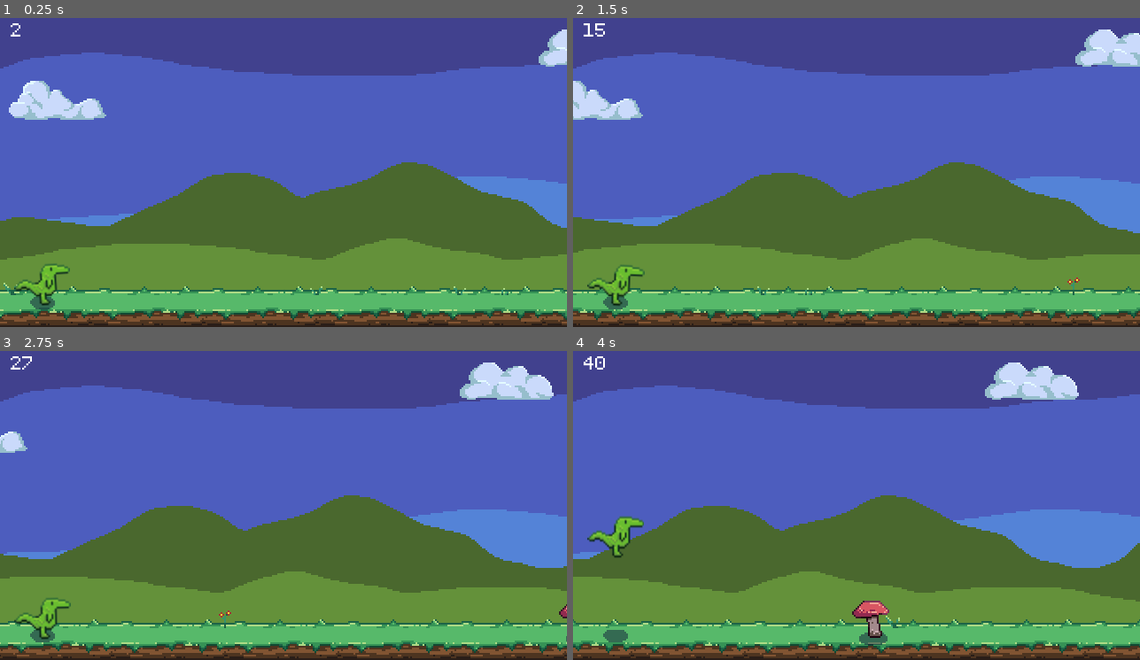
Above: before the commit, frames 1-4 (two rows, left to right).
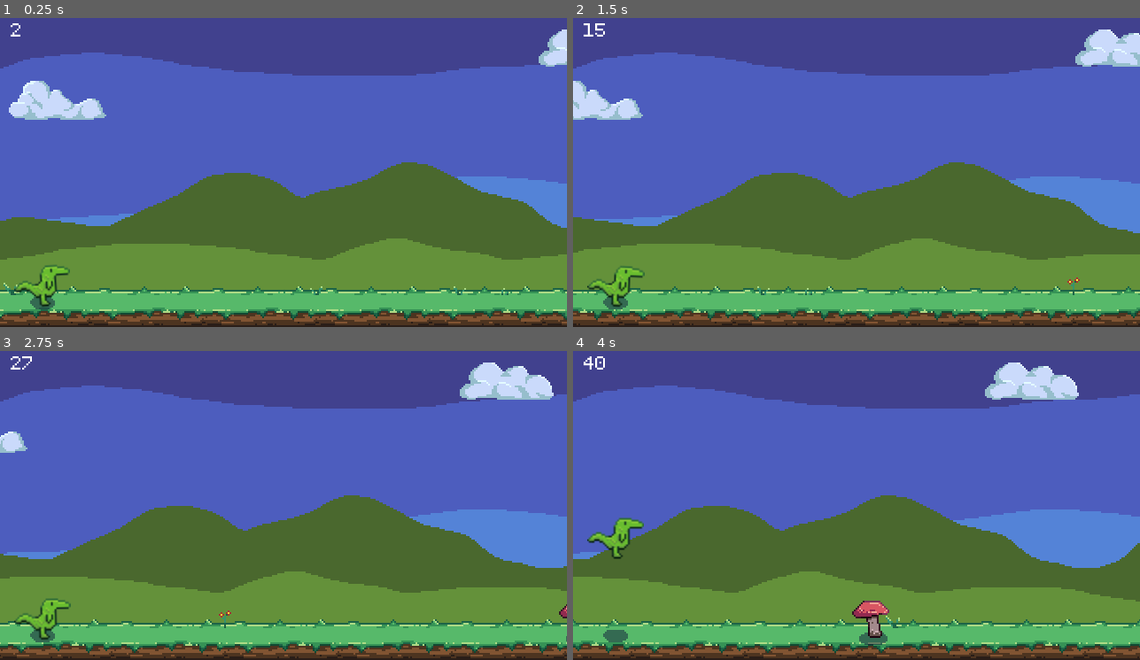
Above: after the commit, the same moments.

Repository: zMenta/DinosaurRun
Game: Godot game, scene res://main/Main.tscn
Same seed, same stepped clock (60 frames per second), same inputs: the game is played once before the commit and once after it.
Inputs:
- Up to frame 1 (0.25 s): no input
- Up to frame 2 (1.5 s): tap Space (jump) at 0.77 s
- Up to frame 3 (2.75 s): tap Space (jump) at 1.52 s
- Up to frame 4 (4 s): tap Space (jump) at 3.02, 3.77 s

The runs differ from the first frame. In frame 1, 0.3% of the frame differs, in the area x 2-13%, y 79-94%; in frame 2, 0.2%; in frame 3, 0.1%; in frame 4, 0.4%, in the area x 2-13%, y 53-68%.

Commit message:
fixed running animation bug. Player changing position

Diff:
--- a/DinosaurRun/scenes/player/Player.tscn
+++ b/DinosaurRun/scenes/player/Player.tscn
@@ -22,13 +22,25 @@
 "update": 0,
 "values": [ 0.0 ]
 }
+tracks/1/type = "value"
+tracks/1/path = NodePath("Sprites:rotation_degrees")
+tracks/1/interp = 1
+tracks/1/loop_wrap = true
+tracks/1/imported = false
+tracks/1/enabled = true
+tracks/1/keys = {
+"times": PoolRealArray( 0 ),
+"transitions": PoolRealArray( 1 ),
+"update": 0,
+"values": [ 0.0 ]
+}
 
 [sub_resource type="Animation" id=4]
 resource_name = "running"
 length = 0.8
 loop = true
 tracks/0/type = "value"
-tracks/0/path = NodePath(".:rotation_degrees")
+tracks/0/path = NodePath("Sprite:rotation_degrees")
 tracks/0/interp = 2
 tracks/0/loop_wrap = true
 tracks/0/imported = false
